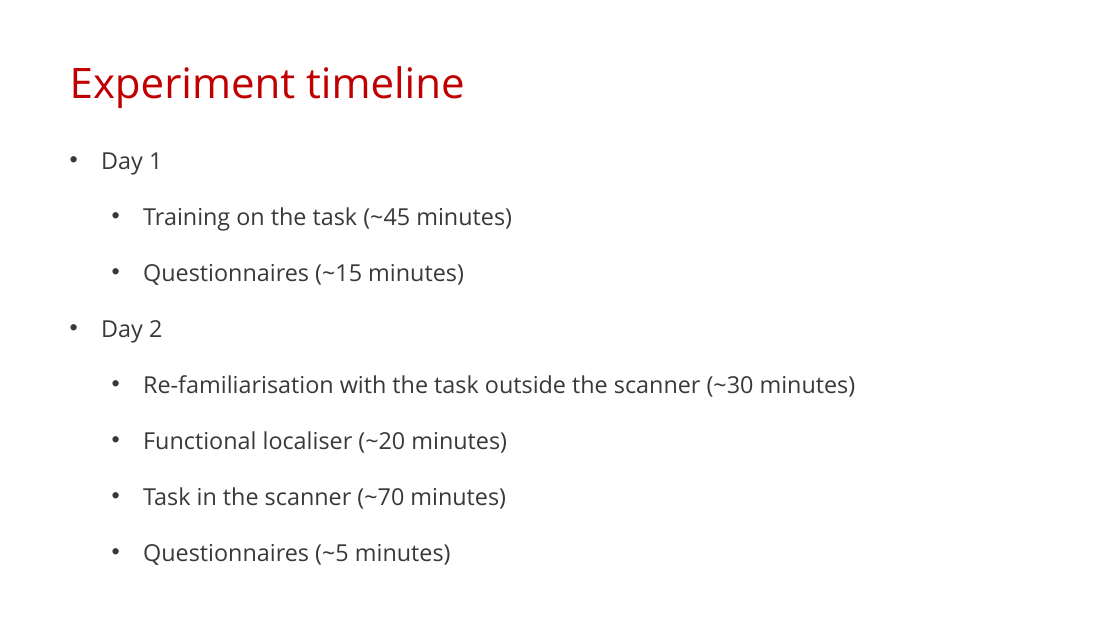
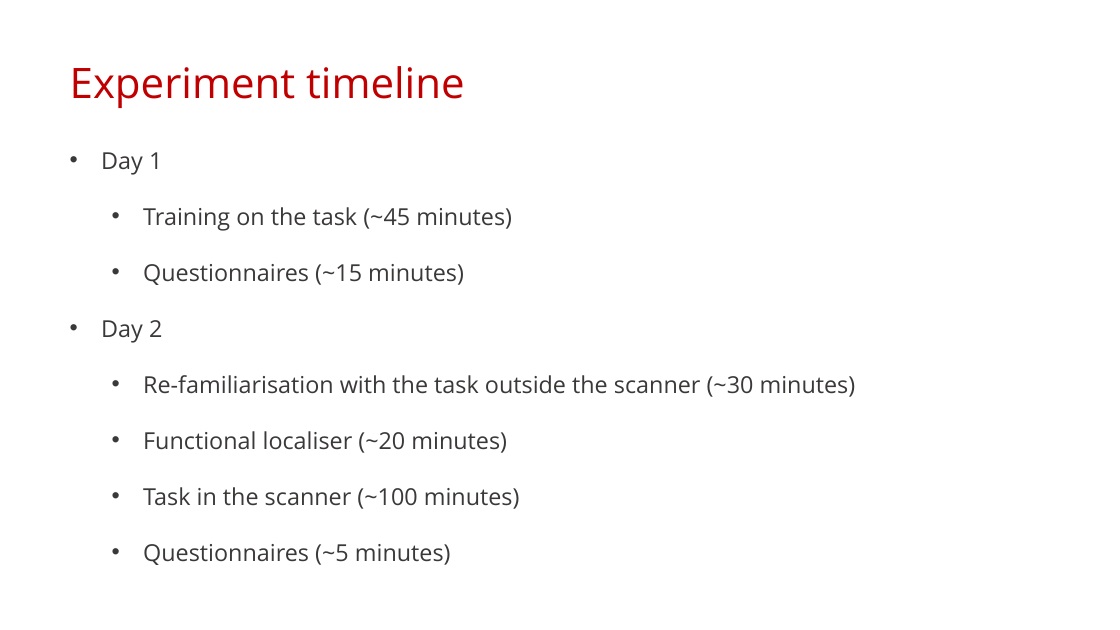
Before and after one commit to tobywise/MEG_replay, a slide deck: slide 11 of Slides/project_presentation_23_03_18.pptx. Drawn at 1120x630 pixels with LibreOffice and Linux fonts; fonts in the diff are those of the drawing. Boxes give left, top, right and bottom in pixels: in the first picture for what was removed or moved away, otherwise in the second. Text is boxed around its words. In the diff, an @@ line names an element or a change of style, - is before the commit and + after.

```diff
--- a/Slides/project_presentation_23_03_18.pptx
+++ b/Slides/project_presentation_23_03_18.pptx
@@ text at (x1=143, y1=487, x2=520, y2=509): text changed @@
-  • Task in the scanner (~70 minutes)
+  • Task in the scanner (~100 minutes)
```
Also in this commit, not shown: 1 other slide changed, 7 other files.
